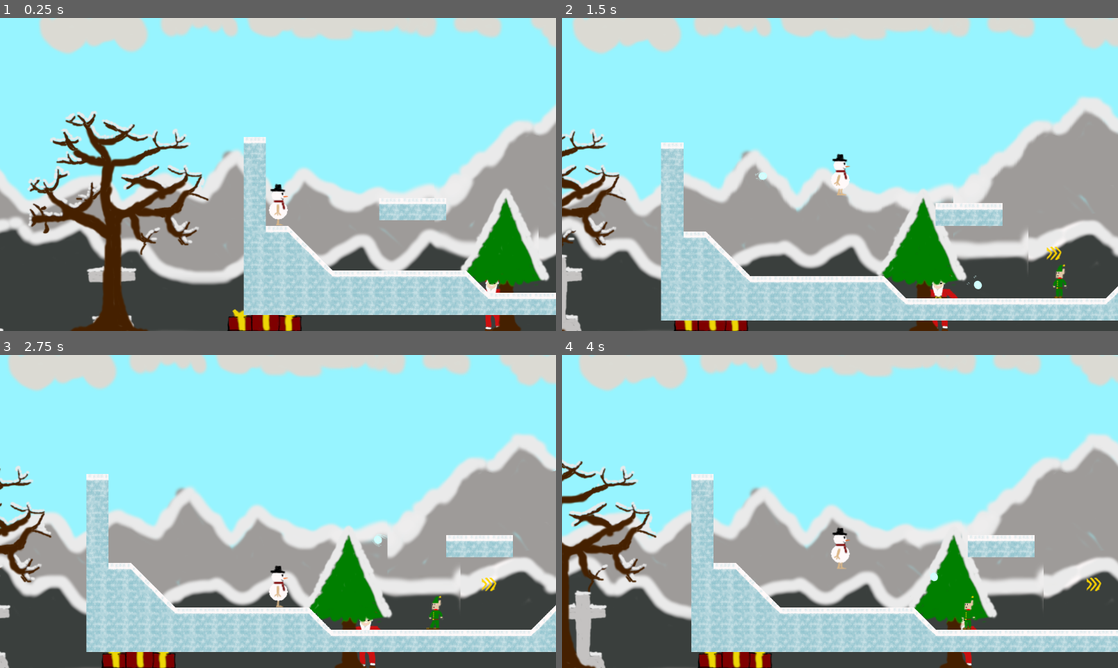
Above: before the commit, frames 1-4 (two rows, left to right).
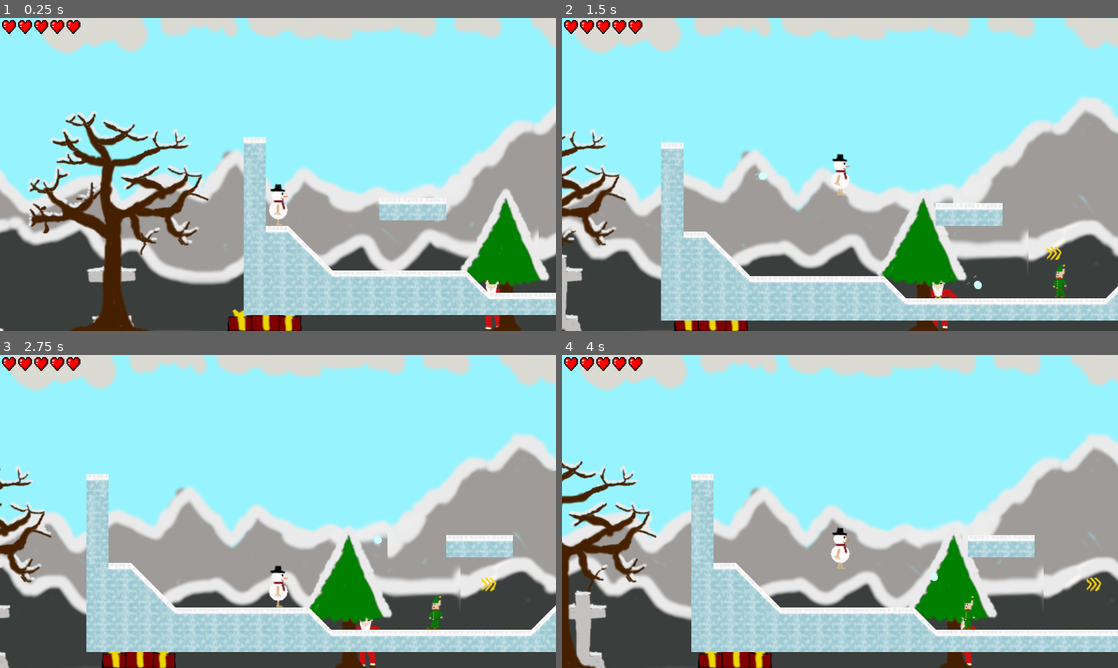
Above: after the commit, the same moments.

Repository: FeelZoR/Geta-GJ-13
Game: Godot game, scene res://src/Game.tscn
The game is run twice, just before and just after one commit, with the same random seed, the same clock (stepped at 60 frames per second) and the same inputs. Sound files missing from this copy of the repository are replaced by a short silence.
Inputs (mouse positions are in pixels of both pictures, inside the frame that each line leads up to):
- Up to frame 1 (0.25 s): no input
- Up to frame 2 (1.5 s): tap Enter (ui_accept) at 0.5 s; move the mouse to (962, 158) at 0.52 s; press the mouse at (962, 158) at 0.53 s; hold D (move_right) from 0.53 s (still down); tap Space (jump) at 0.77 s; move the mouse to (728, 190) at 1.27 s; release the mouse at (728, 190) at 1.28 s; click (728, 190) at 1.35 s
- Up to frame 3 (2.75 s): tap Space (jump) at 1.52 s; release D (move_right) at 2 s; click "OK" at 2 s
- Up to frame 4 (4 s): move the mouse to (895, 442) at 2.77 s; press the mouse at (895, 442) at 2.78 s; hold Q (move_left) 2.78-3.53 s; move the mouse to (812, 574) at 3.52 s; release the mouse at (812, 574) at 3.53 s; hold D (move_right) from 3.53 s (still down); click (812, 574) at 3.6 s; tap Space (jump) at 3.77 s

The runs differ from the first frame. In frame 1, 0.4% of the frame differs, in the area x 0-15%, y 0-6%; in frame 2, 0.4%, in the area x 0-91%, y 0-90%; in frame 3, 0.4%; in frame 4, 0.4%.

Commit message:
Add health bar for player

Diff:
--- a/src/Entities/Enemy.tscn
+++ b/src/Entities/Enemy.tscn
@@ -55,7 +55,7 @@
 scale = Vector2( 1.5, 1.5 )
 frames = SubResource( 4 )
 animation = "Walking"
-frame = 2
+frame = 3
 
 [node name="Hitbox" parent="." index="2"]
 position = Vector2( 0, 7.63452 )
--- a/src/Entities/Player.gd
+++ b/src/Entities/Player.gd
@@ -111,3 +111,7 @@
 
 func _on_BoostTimer_timeout():
 	emit_signal("resume_boost")
+
+func damage():
+	.damage()
+	get_tree().get_current_scene().damage_player()
--- a/src/Entities/Player.tscn
+++ b/src/Entities/Player.tscn
@@ -54,7 +54,7 @@
 [node name="Sprite" parent="." index="1"]
 frames = SubResource( 6 )
 animation = "Walking"
-frame = 3
+frame = 7
 
 [node name="Gun" parent="Sprite" index="0"]
 position = Vector2( 24.6719, 0 )
--- a/src/Game.gd
+++ b/src/Game.gd
@@ -4,9 +4,14 @@
 onready var effect_icon = $HUD/Effect_Icon
 onready var tutorial = $HUD/Tutorial
 onready var pause = $HUD/PauseMenu
+onready var _health_bar = $HUD/Health_bar
 
 func _ready():
 	randomize()
+	_health_bar.setup_bar(5)
+
+func damage_player():
+	_health_bar.remove_heart()
 
 ##### BOOSTS #####
 
--- a/src/Game.tscn
+++ b/src/Game.tscn
@@ -9,6 +9,7 @@
 [ext_resource path="res://src/UI/Pause.tscn" type="PackedScene" id=7]
 [ext_resource path="res://src/UI/Countdown.gd" type="Script" id=8]
 [ext_resource path="res://src/Game.gd" type="Script" id=9]
+[ext_resource path="res://src/UI/Health_bar.gd" type="Script" id=10]
 
 [node name="Game" type="Node2D"]
 script = ExtResource( 9 )
@@ -53,4 +54,15 @@
 
 [node name="PauseMenu" parent="HUD" instance=ExtResource( 7 )]
 visible = false
+
+[node name="Health_bar" type="HBoxContainer" parent="HUD"]
+margin_left = 5.0
+margin_top = 5.0
+margin_right = 45.0
+margin_bottom = 45.0
+custom_constants/separation = 5
+script = ExtResource( 10 )
+__meta__ = {
+"_edit_use_anchors_": false
+}
 [connection signal="resume" from="HUD/PauseMenu" to="." method="_on_PauseMenu_resume"]
--- a/src/Levels/Level1.tscn
+++ b/src/Levels/Level1.tscn
@@ -31,6 +31,7 @@
 
 [node name="Enemy" parent="." instance=ExtResource( 5 )]
 position = Vector2( 813.23, 579.707 )
+health = 3
 
 [node name="Boosts" type="Node" parent="."]
 
--- /dev/null
+++ b/src/UI/Health_bar.gd
@@ -0,0 +1,15 @@
+extends HBoxContainer
+
+var heart = preload("res://assets/graphics/HUD/heart.png")
+var heart_list = []
+
+func setup_bar(nb_hearts):
+	for i in range(0, nb_hearts):
+		var heart_node = TextureRect.new()
+		heart_node.texture = heart
+		add_child(heart_node)
+		heart_list.append(heart_node)
+
+func remove_heart():
+	heart_list[heart_list.size() - 1].queue_free()
+	heart_list.remove(heart_list.size() - 1)
Not shown, changed: Credits.txt
Binary file added: assets/graphics/HUD/heart.png
Not shown, added: assets/graphics/HUD/heart.png.import
Not shown: 1 places in src/Game.tscn that only renumber resources
